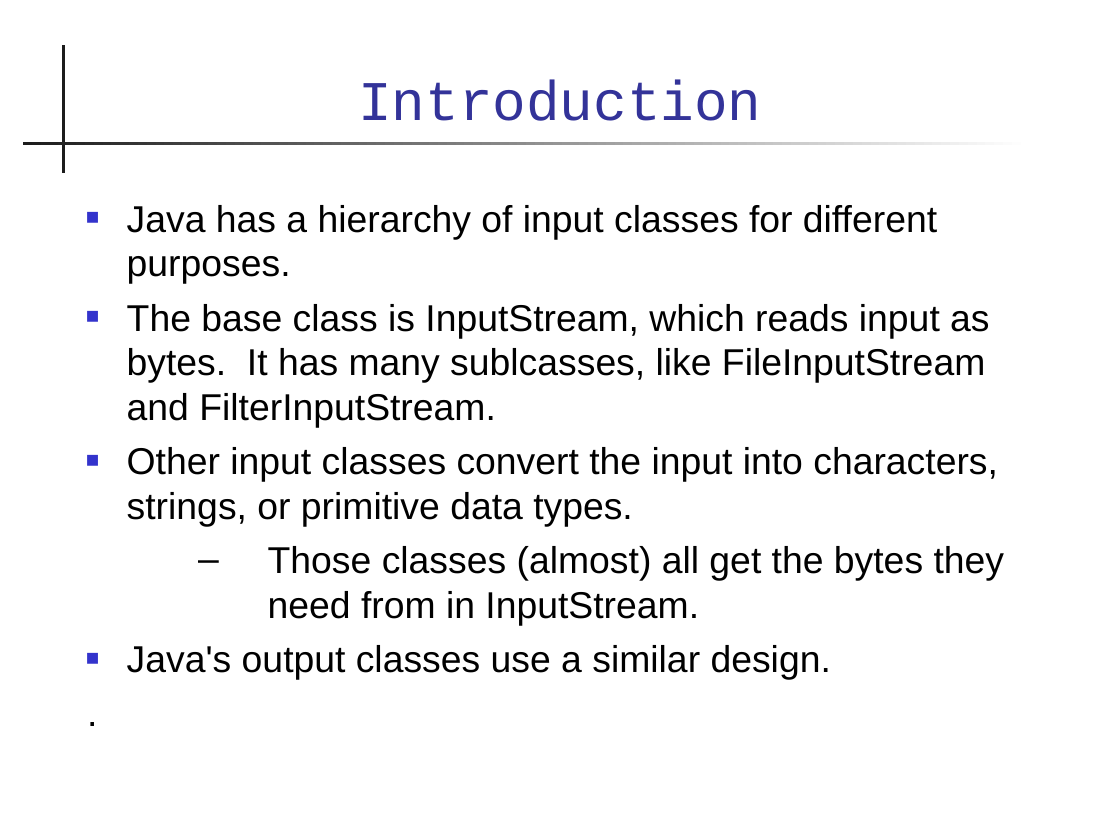
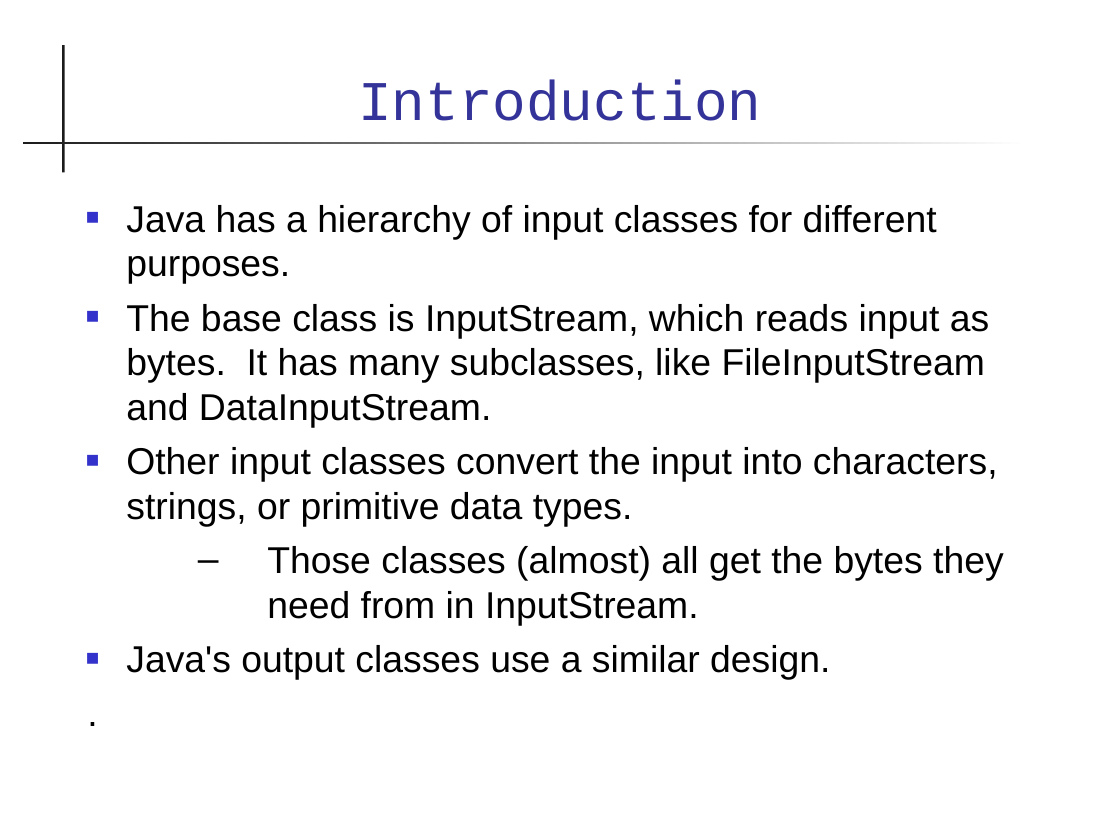
Before and after one commit to skeoop/skeoop.github.io, a slide deck: slide 2 of io/Input-Output.ppt. Drawn at 1120x840 pixels with LibreOffice and Linux fonts; fonts in the diff are those of the drawing. Boxes give left, top, right and bottom in pixels: in the first picture for what was removed or moved away, otherwise in the second. Text is boxed around its words. In the diff, an @@ line names an element or a change of style, - is before the commit and + after.

Commit message:
fix some wording in I/O slides

```diff
--- a/io/Input-Output.ppt
+++ b/io/Input-Output.ppt
@@ text at bbox=[126, 304, 989, 428]: text changed @@
-■ The base class is InputStream, which reads input as bytes. It has many sublcasses, like FileInputStream and FilterInputStream.
+■ The base class is InputStream, which reads input as bytes. It has many subclasses, like FileInputStream and DataInputStream.
```
Also in this commit, not shown: 23 other slides changed, 1 slide removed, 1 other file.
